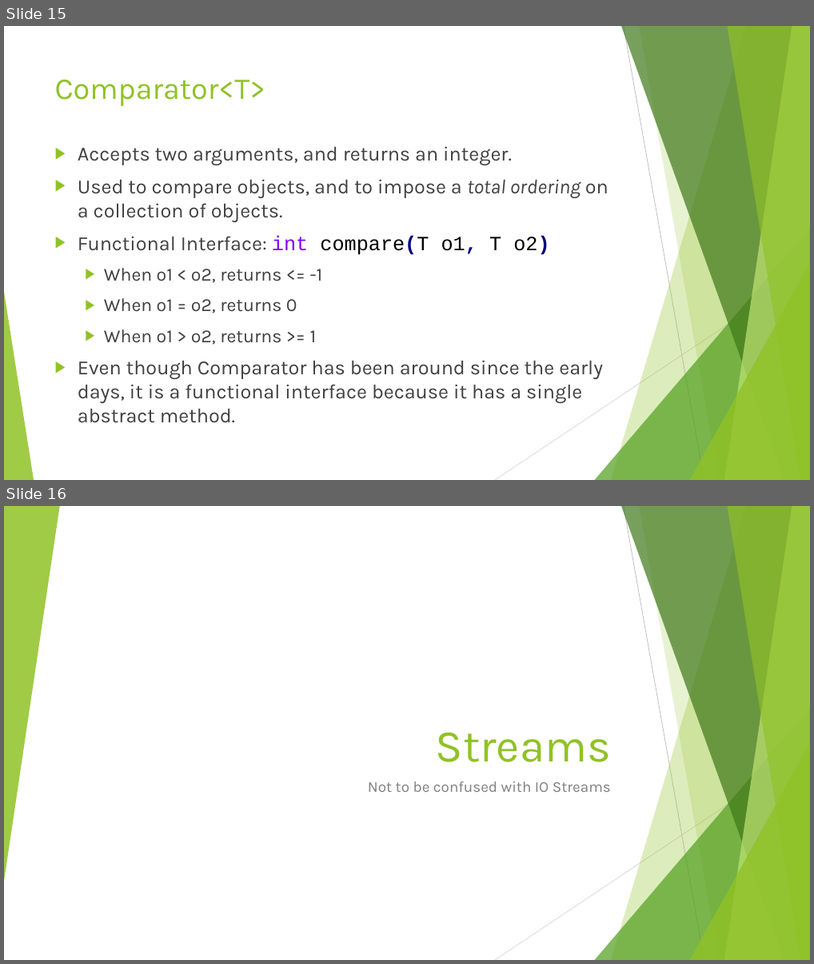
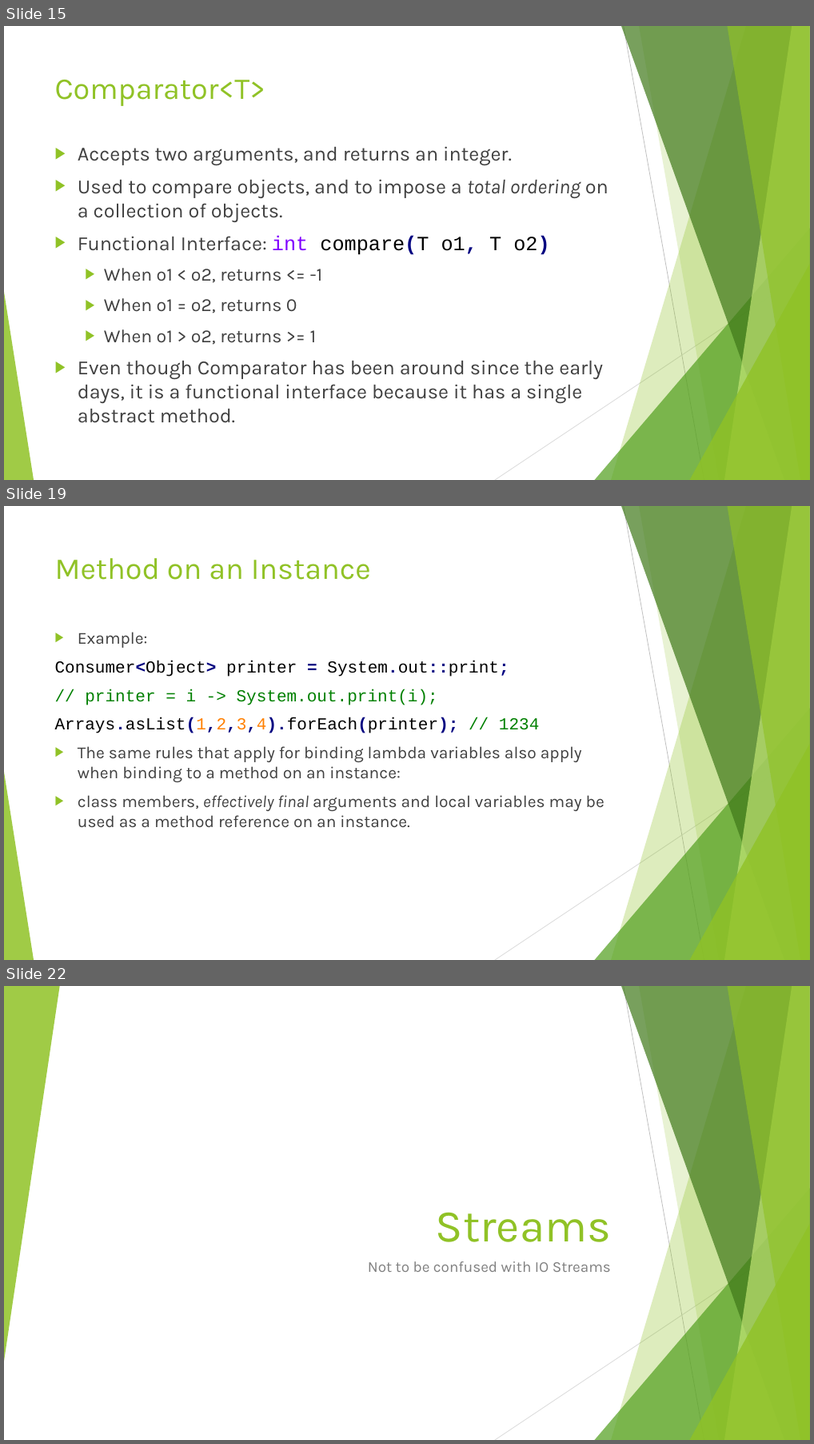
Before and after one commit to RichardRoda/2017-CodePaLOUsa-Lambda, a slide deck: Learning to Love the Lambda in the Stream.pptx. Shown one above the other, each under a label of ours: slides 15 and 16 before the commit, slides 15, 19 and 22 after it; the slides between them are not shown. The pictures are 814x964 and 814x1444 pixels, drawn with LibreOffice and Linux fonts; fonts in the diff are those of the drawing. Boxes give left, top, right and bottom in pixels: in the first picture for what was removed or moved away, otherwise in the second. Text is boxed around its words. In the diff, an @@ line names an element or a change of style, - is before the commit and + after.

```diff
--- a/Learning to Love the Lambda in the Stream.pptx
+++ b/Learning to Love the Lambda in the Stream.pptx
@@ slide 19 added at bbox=[4, 506, 810, 960], background #FFFFFF; not listed: 10 template elements that a slide beside it also shows @@
@@ title added at bbox=[55, 558, 371, 580], 36 pt, text #90C226 @@
+Method on an Instance
@@ text added at bbox=[55, 632, 605, 828], 20 pt, text #404040 @@
+▶ Example:
+Consumer<Object> printer = System.out::print;
+// printer = i -> System.out.print(i);
+Arrays.asList(1,2,3,4).forEach(printer); // 1234
+▶ The same rules that apply for binding lambda variables also apply when binding to a method on an instance:
+▶ class members, effectively final arguments and local variables may be used as a method reference on an instance.
@@ what was slide 16 is now slide 22 @@
```
Also in this commit, not shown: 7 slides changed, 6 other slides added, 2 other files.
